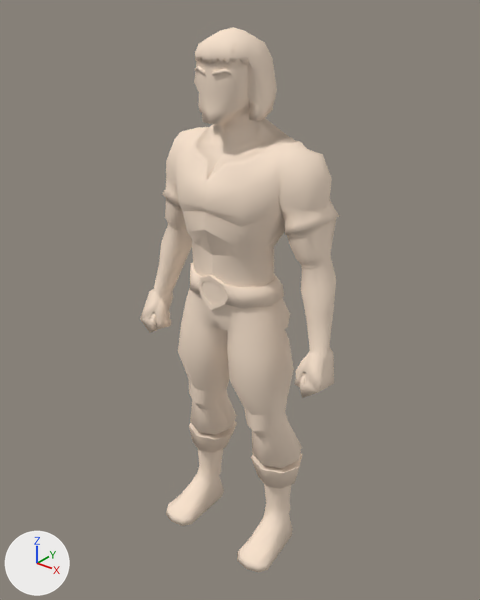
One commit to the Blender file assets/modeling/jarl/jarl.blend: the scene before it, then after it.
The view is the same before and after, from a 50 mm lens placed at (1.263, -1.564, 1.93), pointed at (0.003, 0.01, 0.954). Lighting does not change. The marker at lower left points along +X, +Y and +Z. The first picture is the older version.

Objects in the first picture: 'jarl'.
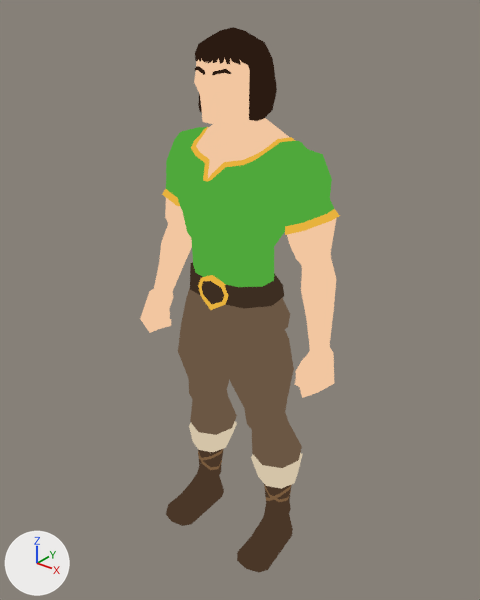
Pixel boxes [x1, y1, x2, y2] of what changed, in the pictures (480 x 600 px):
```json
{"part": 1, "of": "me_cylinder_002", "change": "recoloured", "before": [140, 58, 336, 398], "after": [140, 58, 336, 398]}
{"part": 2, "of": "me_cylinder_002", "change": "recoloured", "before": [195, 27, 277, 121], "after": [195, 27, 277, 121], "on screen": "beige to black"}
{"part": 3, "of": "me_cylinder_002", "change": "recoloured", "before": [166, 127, 334, 287], "after": [166, 127, 334, 287], "on screen": "beige to green"}
{"part": 4, "of": "me_cylinder_002", "change": "recoloured", "before": [162, 127, 340, 310], "after": [162, 127, 340, 310]}
{"part": 5, "of": "me_cylinder_002", "change": "recoloured", "before": [178, 288, 302, 468], "after": [178, 288, 302, 468], "on screen": "beige to brown"}
{"part": 6, "of": "me_cylinder_002", "change": "recoloured", "before": [190, 262, 284, 308], "after": [190, 262, 284, 308], "on screen": "beige to brown"}
{"part": 7, "of": "me_cylinder_002", "change": "recoloured", "before": [189, 422, 302, 489], "after": [189, 422, 302, 489], "on screen": "lighter"}
{"part": 8, "of": "me_cylinder_002", "change": "recoloured", "before": [166, 449, 293, 573], "after": [166, 449, 293, 573], "on screen": "beige to brown"}
{"part": 9, "of": "me_cylinder_002", "change": "recoloured", "before": [198, 449, 292, 502], "after": [198, 449, 292, 502]}
```

Scene script edits in JSON lines:
```json
{"op": "add", "block": "mat_boots_fur", "code": ["mat_boots_fur = emission_material('boots.fur')", "mat_boots_fur.base_color = (0.658, 0.552, 0.392)  # beige #d4c4a8"]}
{"op": "add", "block": "mat_hair", "code": ["mat_hair = emission_material('hair')", "mat_hair.base_color = (0.0242, 0.011, 0.00605)  # black #2b1b12"]}
{"op": "add", "block": "mat_tunic", "code": ["mat_tunic = emission_material('tunic')", "mat_tunic.base_color = (0.0782, 0.392, 0.0437)  # green #4fa83b"]}
{"op": "add", "block": "mat_trim", "code": ["mat_trim = emission_material('trim')", "mat_trim.base_color = (0.807, 0.445, 0.0467)  # orange #e8b23d"]}
{"op": "add", "block": "mat_boots_straps", "code": ["mat_boots_straps = emission_material('boots.straps')", "mat_boots_straps.base_color = (0.195, 0.107, 0.0482)  # brown #7a5c3e"]}
{"op": "add", "block": "mat_skin", "code": ["mat_skin = emission_material('skin')", "mat_skin.base_color = (0.888, 0.565, 0.352)  # beige #f2c6a0"]}
{"op": "add", "block": "mat_belt", "code": ["mat_belt = emission_material('belt')", "mat_belt.base_color = (0.0467, 0.0273, 0.016)  # brown #3d2e22"]}
{"op": "add", "block": "mat_pants", "code": ["mat_pants = emission_material('pants')", "mat_pants.base_color = (0.147, 0.0953, 0.0578)  # brown #6b5744"]}
{"op": "add", "block": "mat_boots_major", "code": ["mat_boots_major = emission_material('boots.major')", "mat_boots_major.base_color = (0.0685, 0.0382, 0.0212)  # brown #4a3728"]}
{"block": "me_cylinder_002", "where": "me_cylinder_002.from_pydata(...)  # 616 vertices, 589 faces; spans x -0.01..2.54, y -1.21..0.89, z 0.0..11.85"}
{"block": "me_cylinder_002", "where": "# used by ob_jarl; location = (0.0, 0.0, 0.0); scale = (0.152, 0.152, 0.152)"}
{"block": "me_cylinder_002", "change": "me_cylinder_002 part 1: 158 of the faces centred in x 0.03..2.52, y -0.81..0.74, z 4.99..11.35 switch from mat_material (beige #f9e4cf) to mat_skin (beige #f2c6a0)"}
{"block": "me_cylinder_002", "change": "me_cylinder_002 part 2: 73 of the faces centred in x 0.01..0.75, y -0.85..0.53, z 10.28..11.76 switch from mat_material (beige #f9e4cf) to mat_hair (black #2b1b12)"}
{"block": "me_cylinder_002", "change": "me_cylinder_002 part 3: 80 of the faces centred in x 0.03..1.9, y -1.03..0.84, z 7.29..9.83 switch from mat_material (beige #f9e4cf) to mat_tunic (green #4fa83b)"}
{"block": "me_cylinder_002", "change": "me_cylinder_002 part 4: 61 of the faces centred in x 0.0..2.03, y -0.93..0.78, z 6.48..9.87 switch from mat_material (beige #f9e4cf) to mat_trim (orange #e8b23d)"}
{"block": "me_cylinder_002", "change": "me_cylinder_002 part 5: all 73 faces centred in x 0.0..1.45, y -0.8..0.74, z 2.37..6.4 switch from mat_material (beige #f9e4cf) to mat_pants (brown #6b5744)"}
{"block": "me_cylinder_002", "change": "me_cylinder_002 part 6: 19 of the faces centred in x 0.05..1.08, y -0.83..0.64, z 6.58..7.02 switch from mat_material (beige #f9e4cf) to mat_belt (brown #3d2e22)"}
{"block": "me_cylinder_002", "change": "me_cylinder_002 part 7: all 24 faces centred in x 0.56..1.52, y -0.22..0.72, z 1.79..2.32 switch from mat_material (beige #f9e4cf) to mat_boots_fur (beige #d4c4a8)"}
{"block": "me_cylinder_002", "change": "me_cylinder_002 part 8: 77 of the faces centred in x 0.77..1.59, y -1.15..0.56, z 0.0..1.74 switch from mat_material (beige #f9e4cf) to mat_boots_major (brown #4a3728)"}
{"block": "me_cylinder_002", "change": "me_cylinder_002 part 9: 22 of the faces centred in x 0.8..1.37, y -0.11..0.56, z 1.08..1.54 switch from mat_material (beige #f9e4cf) to mat_boots_straps (brown #7a5c3e)"}
```
